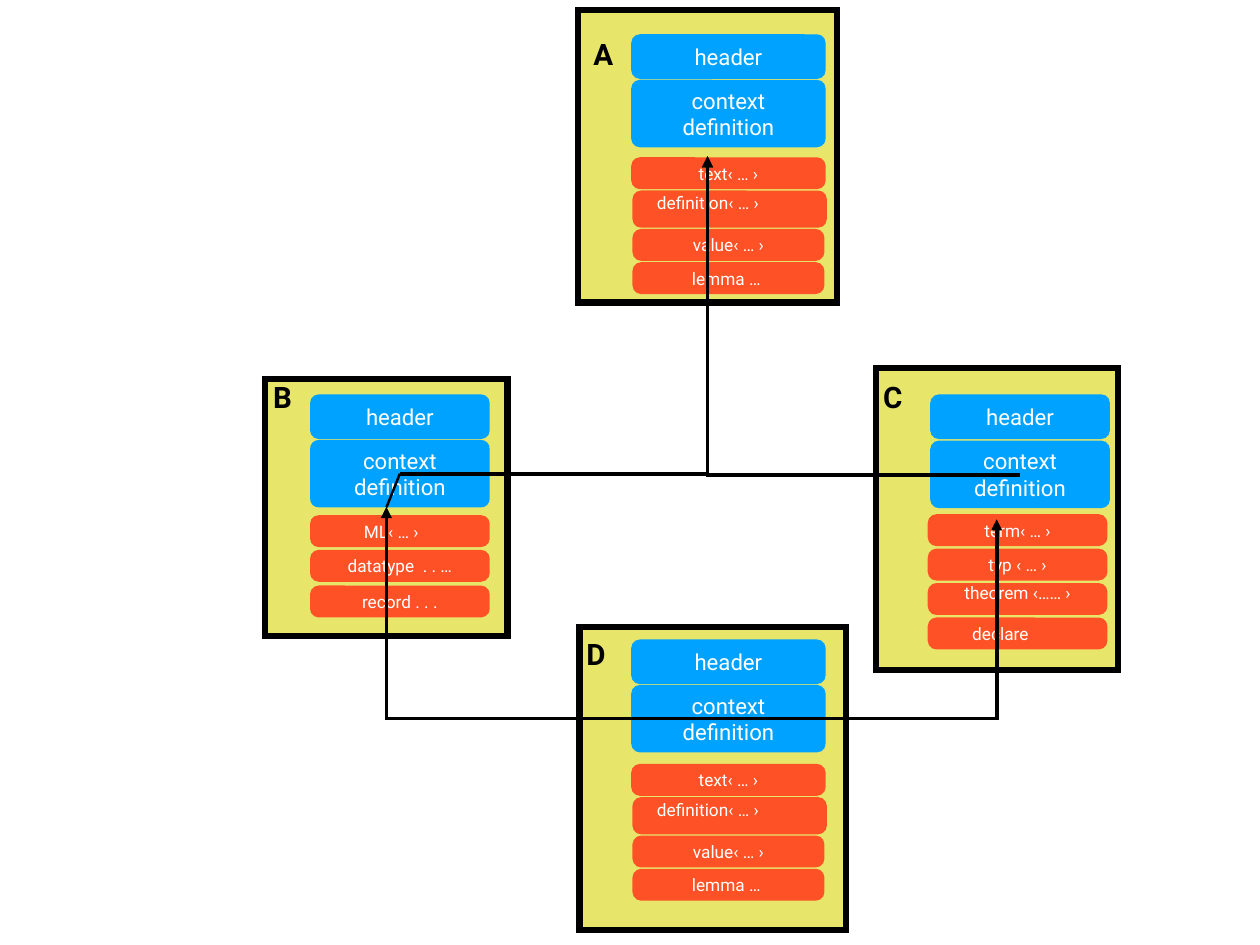
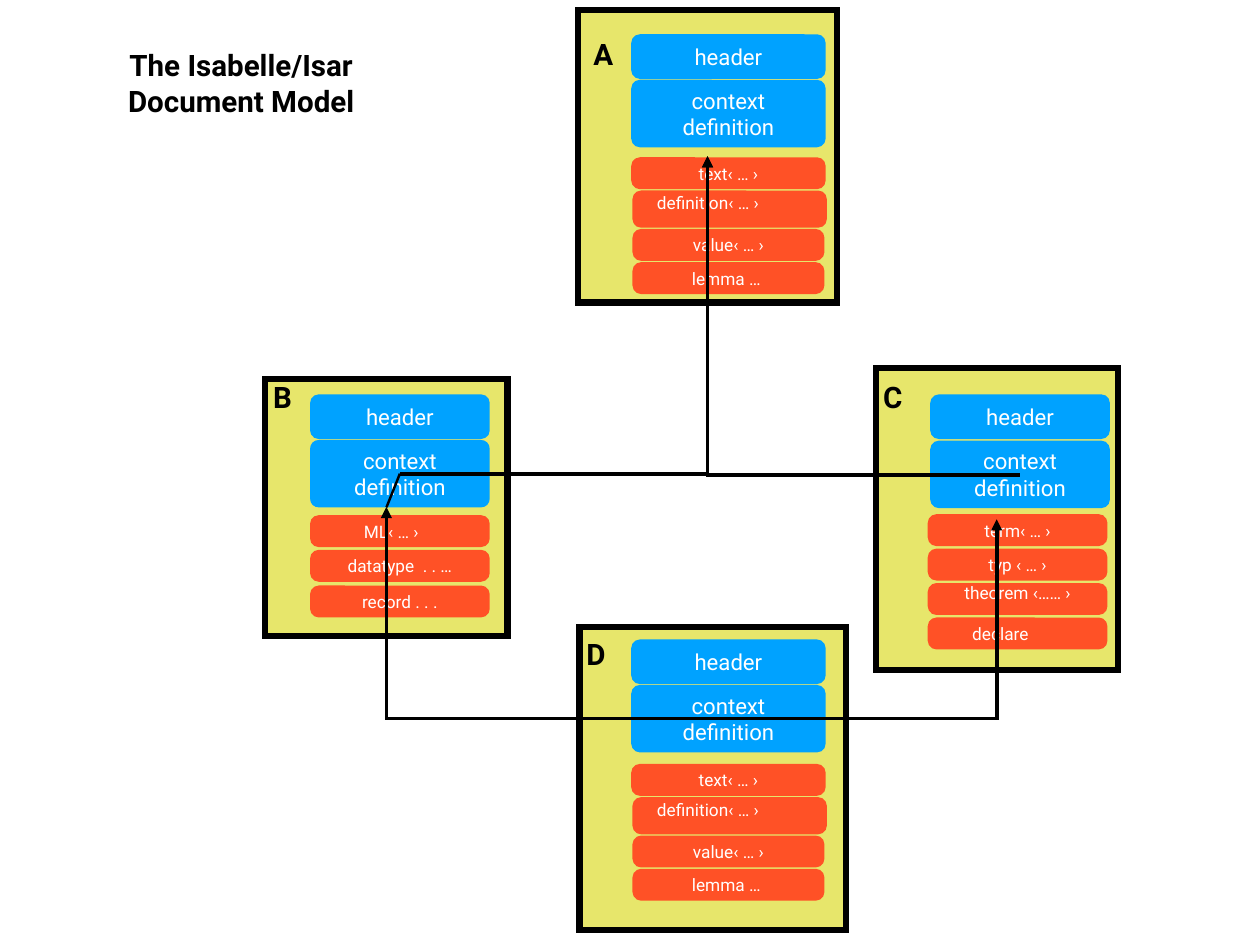
Before and after one commit to logicalhacking/Isabelle_DOF, a slide deck: slide 3 of Isabelle_DOF/document/figures/document-model.pptx (slide 2 before the commit). Drawn at 1260x945 pixels with LibreOffice and Linux fonts; fonts in the diff are those of the drawing. Boxes give left, top, right and bottom in pixels: in the first picture for what was removed or moved away, otherwise in the second. Text is boxed around its words. In the diff, an @@ line names an element or a change of style, - is before the commit and + after.

Commit message:
added diag 'integrated document'

```diff
--- a/Isabelle_DOF/document/figures/document-model.pptx
+++ b/Isabelle_DOF/document/figures/document-model.pptx
@@ text added at bbox=[128, 54, 354, 113], 24 pt, text #000000, bold @@
+The Isabelle/Isar
+Document Model
```
Also in this commit, not shown: 4 other slides changed, 1 slide added, 2 other files.
